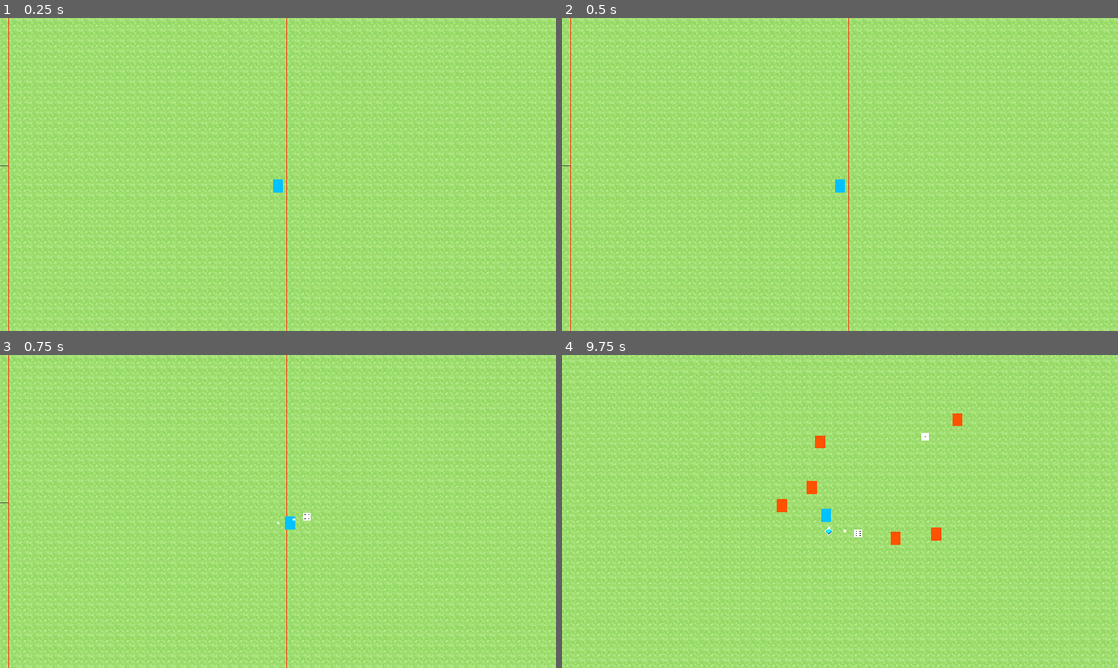
Above: before the commit, frames 1-4 (two rows, left to right).
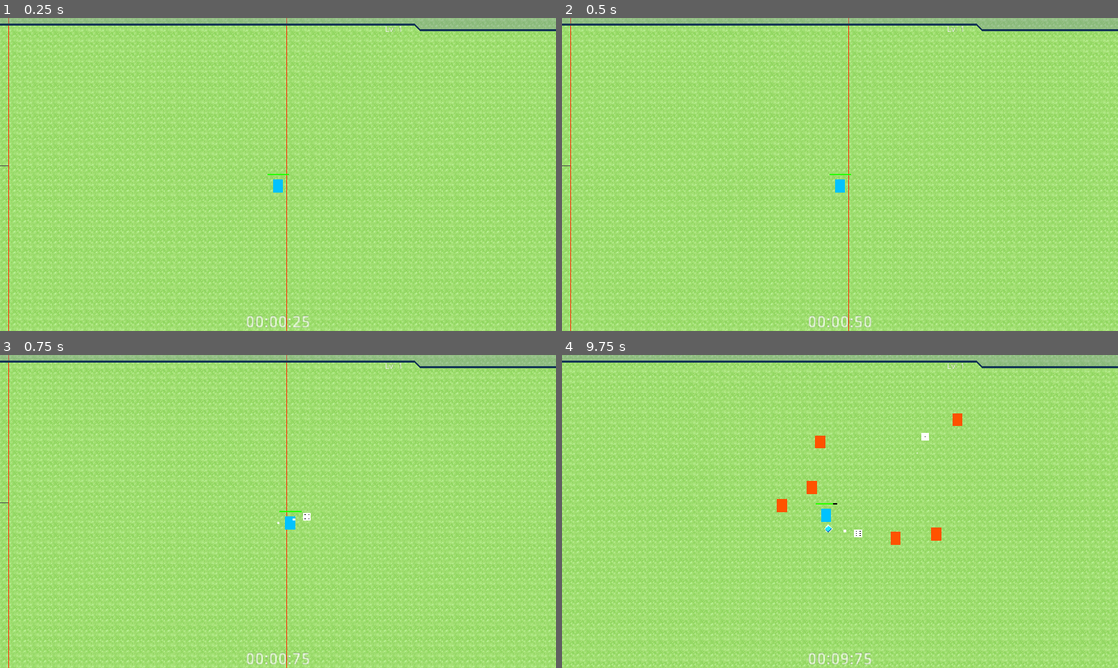
Above: after the commit, the same moments.

Repository: Xalph555/Fate-Overturned
Game: Godot game, scene res://Levels/MainMap/MainMap.tscn
Same seed, same stepped clock (60 frames per second), same inputs: the game is played once before the commit and once after it.
Inputs (mouse positions are in pixels of both pictures, inside the frame that each line leads up to):
- Up to frame 1 (0.25 s): no input
- Up to frame 2 (0.5 s): no input
- Up to frame 3 (0.75 s): move the mouse to (400, 495) at 0.52 s; press the mouse at (400, 495) at 0.53 s; hold D (move_right) from 0.53 s (still down)
- Up to frame 4 (9.75 s): move the mouse to (728, 527) at 1.27 s; release D (move_right) at 1.28 s; release the mouse at (728, 527) at 1.28 s; hold S (move_down) 1.28-2.03 s; click (728, 527) at 1.35 s; move the mouse to (895, 442) at 2.02 s; press the mouse at (895, 442) at 2.03 s; hold D (move_right) 2.03-2.78 s; move the mouse to (812, 574) at 2.77 s; release the mouse at (812, 574) at 2.78 s; hold W (move_up) 2.78-3.53 s; click (812, 574) at 2.85 s; move the mouse to (1006, 558) at 3.52 s; press the mouse at (1006, 558) at 3.53 s; hold A (move_left) 3.53-5.03 s; move the mouse to (673, 464) at 4.27 s; release the mouse at (673, 464) at 4.28 s; click (673, 464) at 4.35 s; move the mouse to (867, 511) at 5.02 s; press the mouse at (867, 511) at 5.03 s; hold S (move_down) 5.03-5.78 s; move the mouse to (756, 433) at 5.77 s; release the mouse at (756, 433) at 5.78 s; hold D (move_right) 5.78-6.53 s; click (756, 433) at 5.85 s; move the mouse to (962, 495) at 6.52 s; press the mouse at (962, 495) at 6.53 s; hold W (move_up) 6.53-7.28 s; move the mouse to (728, 527) at 7.27 s; release the mouse at (728, 527) at 7.28 s; hold D (move_right) 7.28-8.03 s; click (728, 527) at 7.35 s; move the mouse to (895, 442) at 8.02 s; press the mouse at (895, 442) at 8.03 s; hold S (move_down) 8.03-8.78 s; move the mouse to (812, 574) at 8.77 s; release the mouse at (812, 574) at 8.78 s; hold A (move_left) 8.78-9.53 s; click (812, 574) at 8.85 s; move the mouse to (1006, 558) at 9.52 s; press the mouse at (1006, 558) at 9.53 s; hold W (move_up) from 9.53 s (still down)

The runs differ from the first frame. In frame 1, 3.1% of the frame differs, in the area x 0-100%, y 0-99%; in frame 2, 3.1%; in frame 3, 3.1%; in frame 4, 3.1%.

Commit message:
Added Exp health and timer UI

Diff:
--- a/Common/Player/Player.gd
+++ b/Common/Player/Player.gd
@@ -87,25 +87,27 @@
 
 func _unhandled_input(event: InputEvent) -> void:
 	# movement
-	if event.is_action_pressed("move_up"):
-		_input_dir.y -= 1
-	if event.is_action_released("move_up"):
-		_input_dir.y += 1
+	# if event.is_action_pressed("move_up"):
+	# 	_input_dir.y -= 1
+	# if event.is_action_released("move_up"):
+	# 	_input_dir.y += 1
 
-	if event.is_action_pressed("move_down"):
-		_input_dir.y += 1
-	if event.is_action_released("move_down"):
-		_input_dir.y -= 1
+	# if event.is_action_pressed("move_down"):
+	# 	_input_dir.y += 1
+	# if event.is_action_released("move_down"):
+	# 	_input_dir.y -= 1
 
-	if event.is_action_pressed("move_left"):
-		_input_dir.x -= 1
-	if event.is_action_released("move_left"):
-		_input_dir.x += 1
+	# if event.is_action_pressed("move_left"):
+	# 	_input_dir.x -= 1
+	# if event.is_action_released("move_left"):
+	# 	_input_dir.x += 1
 
-	if event.is_action_pressed("move_right"):
-		_input_dir.x += 1
-	if event.is_action_released("move_right"):
-		_input_dir.x -= 1
+	# if event.is_action_pressed("move_right"):
+	# 	_input_dir.x += 1
+	# if event.is_action_released("move_right"):
+	# 	_input_dir.x -= 1
+
+	_input_dir = Input.get_vector("move_left", "move_right", "move_up", "move_down")
 
 	# throw dice
 	if event.is_action_pressed("action_1"):
--- a/Common/Player/PlayerStats.gd
+++ b/Common/Player/PlayerStats.gd
@@ -19,6 +19,8 @@
 
 signal invincibility_time_updated(new_invincibility_time)
 
+signal exp_pull_force_updated(new_exp_force)
+
 signal current_level_updated(new_level)
 signal max_experience_updated(new_max_experience)
 signal current_experience_updated(new_current_experience)
@@ -37,7 +39,7 @@
 
 export(float) var invincibility_time := 0.6
 
-export(float) var exp_pull_force := 100.0
+export(float) var exp_pull_force := 150.0
 
 export(Array, float) var level_exp_thresholds := []
 var current_level := 1
@@ -125,6 +127,16 @@
 	emit_signal("invincibility_time_updated", invincibility_time)
 
 
+# exp pull
+func add_exp_pull_force(amount : float) -> void:
+	exp_pull_force += amount
+
+	if exp_pull_force < 0.0:
+		exp_pull_force = 0.0
+
+	emit_signal("exp_pull_force_updated", exp_pull_force)
+
+
 # level
 func add_experience(amount : float) -> void:
 	current_experience += amount
@@ -141,5 +153,5 @@
 		print("Player Level Up!")
 
 		if (current_level - 1) < level_exp_thresholds.size():
-			max_experience = level_exp_thresholds[current_level]
+			max_experience = level_exp_thresholds[current_level - 1]
 			emit_signal("max_experience_updated", max_experience)
--- a/Common/Player/PlayerStats.tres
+++ b/Common/Player/PlayerStats.tres
@@ -10,5 +10,5 @@
 throw_force = 500.0
 throw_rate = 0.7
 invincibility_time = 0.6
-exp_pull_force = 100.0
+exp_pull_force = 150.0
 level_exp_thresholds = [ 10.0, 20.0, 30.0, 40.0, 50.0, 60.0, 70.0, 80.0, 90.0, 100.0 ]
--- /dev/null
+++ b/Common/UI/BlankBar/BlankBar.tscn
@@ -0,0 +1,12 @@
+[gd_scene load_steps=3 format=2]
+
+[ext_resource path="res://Common/UI/BlankBar/BlankBarProgress.png" type="Texture" id=1]
+[ext_resource path="res://Common/UI/BlankBar/BlankBarBase.png" type="Texture" id=2]
+
+[node name="BlankBar" type="TextureProgress"]
+margin_right = 500.0
+margin_bottom = 32.0
+mouse_filter = 2
+value = 100.0
+texture_under = ExtResource( 2 )
+texture_progress = ExtResource( 1 )
--- /dev/null
+++ b/Common/UI/PlayerUI/ExpBar/ExpBar.gd
@@ -0,0 +1,39 @@
+# ExpBarUI
+# -----------------------------------
+extends TextureProgress
+class_name ExpBarUI
+
+
+# Variables
+# -----------------------------------
+export(Resource) var player_stats
+
+export(NodePath) onready var level_text = get_node(level_text) as Label
+
+
+# Functions
+# ------------------------------------
+func _ready() -> void:
+	self.max_value = player_stats.max_experience
+	self.value = 0.0
+	level_text.text = "Lv: " + str(player_stats.current_level)
+
+	player_stats.connect("all_stats_updated", self, "_on_all_stats_updated")
+	player_stats.connect("current_level_updated", self, "_on_current_level_updated")
+	player_stats.connect("max_experience_updated", self, "_on_max_experience_updated")
+	player_stats.connect("current_experience_updated", self, "_on_current_experience_updated")
+
+
+func _on_all_stats_updated() -> void:
+	self.max_value = player_stats.max_experience
+	self.value = 0.0
+	level_text.text = "Lv: " +  str(player_stats.current_level)
+
+func _on_current_level_updated(new_level : int) -> void:
+	level_text.text = "Lv: " + str(new_level)
+
+func _on_max_experience_updated(new_max_experience : float) -> void:
+	self.max_value = new_max_experience
+
+func _on_current_experience_updated(new_current_experience : float) -> void:
+	self.value = new_current_experience
--- /dev/null
+++ b/Common/UI/PlayerUI/ExpBar/ExpBar.tscn
@@ -0,0 +1,28 @@
+[gd_scene load_steps=5 format=2]
+
+[ext_resource path="res://Common/UI/PlayerUI/ExpBar/ExpBarBase.png" type="Texture" id=1]
+[ext_resource path="res://Common/UI/PlayerUI/ExpBar/ExpBarProgress.png" type="Texture" id=2]
+[ext_resource path="res://Common/UI/PlayerUI/ExpBar/ExpBar.gd" type="Script" id=3]
+[ext_resource path="res://Common/Player/PlayerStats.tres" type="Resource" id=4]
+
+[node name="ExpBar" type="TextureProgress"]
+anchor_left = 0.5
+anchor_right = 0.5
+margin_left = -960.0
+margin_right = 960.0
+margin_bottom = 45.0
+mouse_filter = 2
+value = 100.0
+texture_under = ExtResource( 1 )
+texture_progress = ExtResource( 2 )
+script = ExtResource( 3 )
+player_stats = ExtResource( 4 )
+level_text = NodePath("LevelText")
+
+[node name="LevelText" type="Label" parent="."]
+margin_left = 1330.0
+margin_top = 26.0
+margin_right = 1380.0
+margin_bottom = 40.0
+rect_scale = Vector2( 2, 2 )
+text = "Lv: 1"
--- /dev/null
+++ b/Common/UI/PlayerUI/HpBar/PlayerHPBar.gd
@@ -0,0 +1,36 @@
+# PlayerHPBarUI
+# -----------------------------------
+extends Control
+class_name PlayerHPBarUI
+
+
+# Variables
+# -----------------------------------
+export(NodePath) onready var player = get_node(player) as Player
+export(NodePath) onready var progress_bar = get_node(progress_bar) as TextureProgress
+
+
+# Functions
+# ------------------------------------
+func _ready() -> void:
+	progress_bar.max_value = player.player_stats.max_health
+	progress_bar.value = player.player_stats.current_health
+
+	player.player_stats.connect("all_stats_updated", self, "_on_all_stats_updated")
+	player.player_stats.connect("max_health_updated", self, "_on_max_health_updated")
+	player.player_stats.connect("current_health_updated", self, "_on_current_health_updated")
+
+
+func _process(delta: float) -> void:
+	self.rect_position = player.get_global_transform_with_canvas().origin
+
+
+func _on_all_stats_updated() -> void:
+	progress_bar.max_value = player.player_stats.max_health
+	progress_bar.value = player.player_stats.current_health
+
+func _on_max_health_updated(new_max_health : float) -> void:
+	progress_bar.max_value = new_max_health
+
+func _on_current_health_updated(new_current_health : float) -> void:
+	progress_bar.value = new_current_health
--- /dev/null
+++ b/Common/UI/PlayerUI/HpBar/PlayerHPBar.tscn
@@ -0,0 +1,17 @@
+[gd_scene load_steps=3 format=2]
+
+[ext_resource path="res://Common/UI/BlankBar/BlankBar.tscn" type="PackedScene" id=1]
+[ext_resource path="res://Common/UI/PlayerUI/HpBar/PlayerHPBar.gd" type="Script" id=2]
+
+[node name="PlayerHPBar" type="Control"]
+mouse_filter = 2
+script = ExtResource( 2 )
+progress_bar = NodePath("BlankBar")
+
+[node name="BlankBar" parent="." instance=ExtResource( 1 )]
+margin_left = -37.0
+margin_top = -43.0
+margin_right = 463.0
+margin_bottom = -11.0
+rect_scale = Vector2( 0.15, 0.2 )
+tint_progress = Color( 0.172549, 1, 0, 1 )
--- /dev/null
+++ b/Common/UI/PlayerUI/PlayerUI.tscn
@@ -0,0 +1,21 @@
+[gd_scene load_steps=3 format=2]
+
+[ext_resource path="res://Common/UI/PlayerUI/ExpBar/ExpBar.tscn" type="PackedScene" id=1]
+[ext_resource path="res://Common/UI/PlayerUI/TimeCounter/TimeCounter.tscn" type="PackedScene" id=2]
+
+[node name="PlayerUI" type="Control"]
+anchor_right = 1.0
+anchor_bottom = 1.0
+mouse_filter = 2
+
+[node name="ExpBar" parent="." instance=ExtResource( 1 )]
+
+[node name="TimeCounter" parent="." instance=ExtResource( 2 )]
+anchor_left = 0.5
+anchor_top = 1.0
+anchor_right = 0.5
+anchor_bottom = 1.0
+margin_left = -112.0
+margin_top = -56.0
+margin_right = -56.0
+margin_bottom = -42.0
--- /dev/null
+++ b/Common/UI/PlayerUI/TimeCounter/TimeCounter.gd
@@ -0,0 +1,18 @@
+# TimeCounterUI
+# -----------------------------------
+extends Label
+class_name TimeCounterUI
+
+
+# Functions
+# ------------------------------------
+func _ready() -> void:
+	GameEvents.connect("time_updated", self, "_on_time_updated")
+
+
+func _on_time_updated(new_time : float) -> void:
+	var minutes := new_time / 60
+	var seconds := fmod(new_time, 60)
+	var milliseconds := fmod(new_time, 1) * 100
+
+	self.text = "%02d:%02d:%02d" % [minutes, seconds, milliseconds]
--- /dev/null
+++ b/Common/UI/PlayerUI/TimeCounter/TimeCounter.tscn
@@ -0,0 +1,10 @@
+[gd_scene load_steps=2 format=2]
+
+[ext_resource path="res://Common/UI/PlayerUI/TimeCounter/TimeCounter.gd" type="Script" id=1]
+
+[node name="TimeCounter" type="Label"]
+margin_right = 56.0
+margin_bottom = 14.0
+rect_scale = Vector2( 4, 4 )
+text = "00:00:00"
+script = ExtResource( 1 )
--- a/Levels/MainMap/MainMap.tscn
+++ b/Levels/MainMap/MainMap.tscn
@@ -1,9 +1,11 @@
-[gd_scene load_steps=5 format=2]
+[gd_scene load_steps=7 format=2]
 
 [ext_resource path="res://Common/Temp/TestTiles/TestTiles.tscn" type="PackedScene" id=1]
 [ext_resource path="res://Common/Player/Player.tscn" type="PackedScene" id=2]
 [ext_resource path="res://Common/Managers/LevelManager/LevelManager.tscn" type="PackedScene" id=3]
+[ext_resource path="res://Common/UI/PlayerUI/PlayerUI.tscn" type="PackedScene" id=4]
 [ext_resource path="res://Common/Enemies/Spawner/EnemySpawner.tscn" type="PackedScene" id=5]
+[ext_resource path="res://Common/UI/PlayerUI/HpBar/PlayerHPBar.tscn" type="PackedScene" id=6]
 
 [node name="MainMap" type="Node2D"]
 
@@ -14,6 +16,13 @@
 spawn_node = NodePath("../YSort")
 player_ref = NodePath("../YSort/Player")
 
+[node name="CanvasLayer" type="CanvasLayer" parent="."]
+
+[node name="PlayerUI" parent="CanvasLayer" instance=ExtResource( 4 )]
+
+[node name="PlayerHPBar" parent="CanvasLayer" instance=ExtResource( 6 )]
+player = NodePath("../../YSort/Player")
+
 [node name="TestTiles" parent="." instance=ExtResource( 1 )]
 tile_data = PoolIntArray( 0, 0, 0, 1, 0, 0, 2, 0, 0, 3, 0, 0, 4, 0, 0, 5, 0, 0, 6, 0, 0, 7, 0, 0, 8, 0, 0, 9, 0, 0, 10, …(276747 unchanged characters)…
 
--- a/project.godot
+++ b/project.godot
@@ -29,6 +29,11 @@
 "language": "GDScript",
 "path": "res://Common/Enemies/Spawner/EnemySpawner.gd"
 }, {
+"base": "TextureProgress",
+"class": "ExpBarUI",
+"language": "GDScript",
+"path": "res://Common/UI/PlayerUI/ExpBar/ExpBar.gd"
+}, {
 "base": "Area2D",
 "class": "ExpOrb",
 "language": "GDScript",
@@ -58,18 +63,25 @@
 "class": "PlayerStats",
 "language": "GDScript",
 "path": "res://Common/Player/PlayerStats.gd"
+}, {
+"base": "Label",
+"class": "TimeCounterUI",
+"language": "GDScript",
+"path": "res://Common/UI/PlayerUI/TimeCounter/TimeCounter.gd"
 } ]
 _global_script_class_icons={
 "BaseDice": "",
 "BasicEnemy": "",
 "DiceProjectile": "",
 "EnemySpawner": "",
+"ExpBarUI": "",
 "ExpOrb": "",
 "HitBox": "",
 "HurtBox": "",
 "LevelManager": "",
 "Player": "",
-"PlayerStats": ""
+"PlayerStats": "",
+"TimeCounterUI": ""
 }
 
 [application]
Binary file added: Common/UI/BlankBar/BlankBarBase.png
Not shown, added: Common/UI/BlankBar/BlankBarBase.png.import
Binary file added: Common/UI/BlankBar/BlankBarProgress.png
Not shown, added: Common/UI/BlankBar/BlankBarProgress.png.import
Binary file added: Common/UI/PlayerUI/ExpBar/ExpBarBase.png
Not shown, added: Common/UI/PlayerUI/ExpBar/ExpBarBase.png.import
Binary file added: Common/UI/PlayerUI/ExpBar/ExpBarProgress.png
Not shown, added: Common/UI/PlayerUI/ExpBar/ExpBarProgress.png.import
